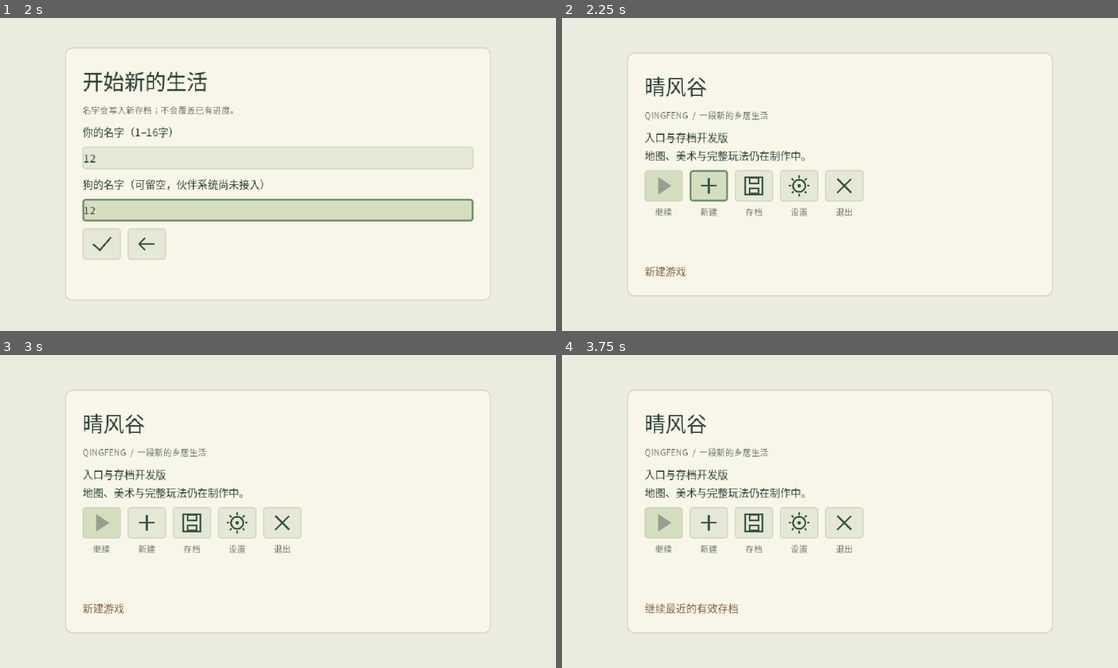
Above: before the commit, frames 1-4 (two rows, left to right).
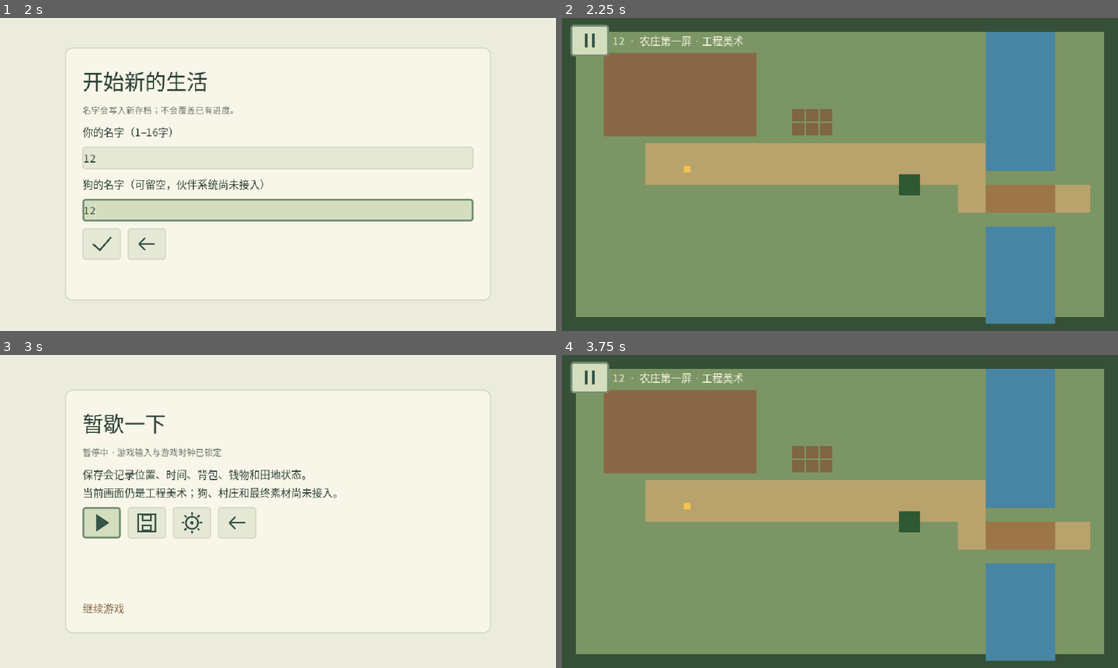
Above: after the commit, the same moments.

Repository: natefox2017/qingfeng
Game: Godot game, scene res://app/main.tscn
The game is run twice, just before and just after one commit, with the same random seed, the same clock (stepped at 60 frames per second) and the same inputs.
Inputs (mouse positions are in pixels of both pictures, inside the frame that each line leads up to):
- Up to frame 1 (2 s): click (144, 187) at 0.52 s; click (278, 158) at 1.27 s; type "12" at 1.35 s; click (278, 208) at 1.5 s; type "12" at 1.58 s
- Up to frame 2 (2.25 s): click (662, 243) at 2.02 s
- Up to frame 3 (3 s): click (27, 376) at 2.77 s
- Up to frame 4 (3.75 s): click (662, 524) at 3.52 s

Frame 1 is identical in both runs. In frame 2, 100% of the frame differs, in the area x 0-100%, y 0-100%; in frame 3, 3.6%; in frame 4, 100%.

Commit message:
Validate item display names in content catalog

Diff:
--- a/game/content/content_catalog.gd
+++ b/game/content/content_catalog.gd
@@ -63,9 +63,11 @@
 		if not (item_id is String) or not String(item_id).begins_with("item."):
 			return false
 		var item: Variant = data.items[item_id]
-		if not _exact_keys(item, ["stack_limit","buy_price","sell_price"]):
+		if not _exact_keys(item, ["stack_limit","buy_price","sell_price","display_name"]):
 			return false
 		if not _positive_int(item.stack_limit) or not _nonnegative_int(item.buy_price) or not _nonnegative_int(item.sell_price):
+			return false
+		if not (item.display_name is String) or item.display_name.is_empty() or item.display_name.length() > 24:
 			return false
 	if not (data.crops is Dictionary) or data.crops.is_empty():
 		return false
